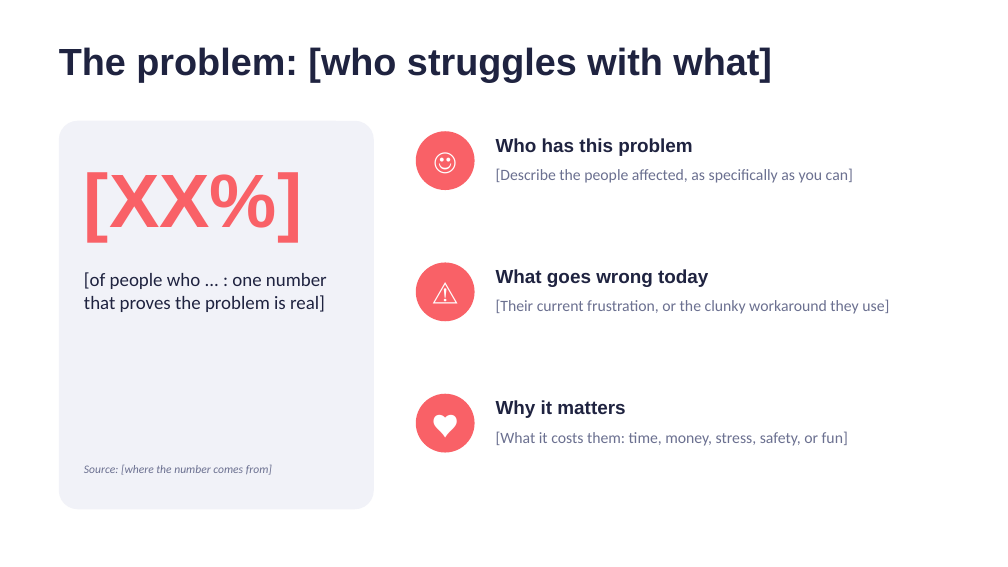
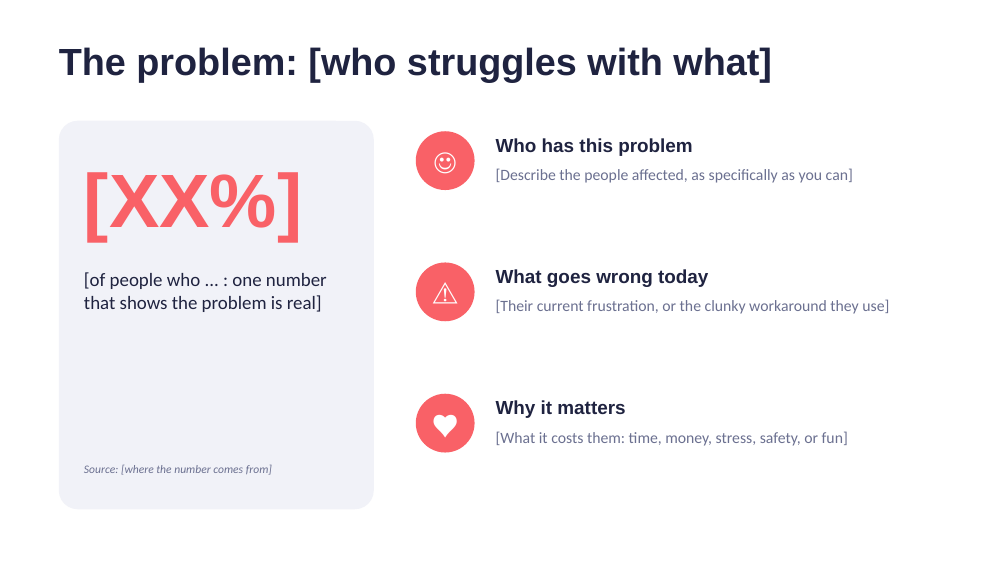
Before and after one commit to OP793/Table7, a slide deck: slide 2 of presentation/Table7-pitch-deck.pptx. Drawn at 1008x567 pixels with LibreOffice and Linux fonts; fonts in the diff are those of the drawing. Boxes give left, top, right and bottom in pixels: in the first picture for what was removed or moved away, otherwise in the second. Text is boxed around its words. In the diff, an @@ line names an element or a change of style, - is before the commit and + after.

```diff
--- a/presentation/Table7-pitch-deck.pptx
+++ b/presentation/Table7-pitch-deck.pptx
@@ text at box(84, 272, 327, 312): text changed @@
-[of people who ... : one number that proves the problem is real]
+[of people who ... : one number that shows the problem is real]
```
Also in this commit, not shown: 2 other slides changed.
